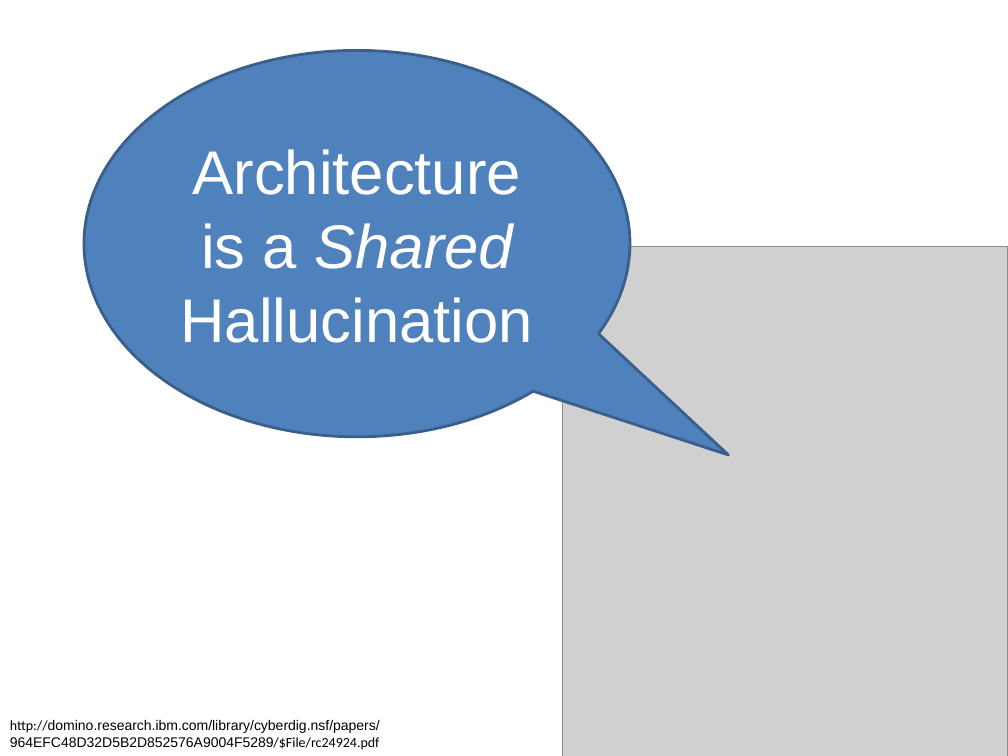
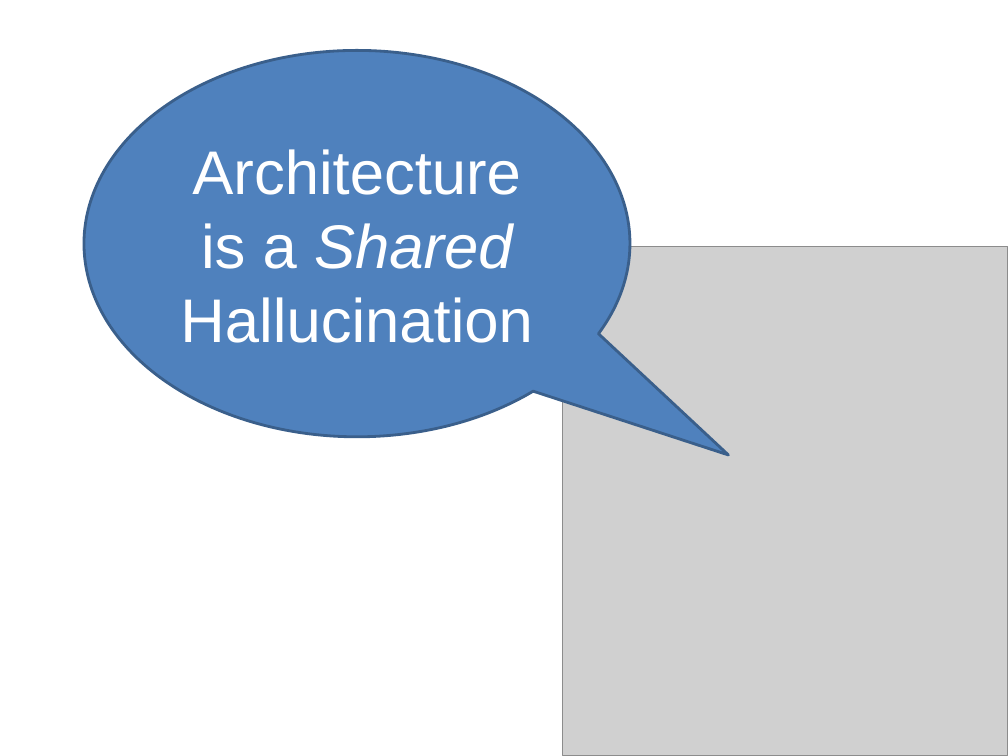
Before and after one commit to bsatrom/StrategicDesignPaper, a slide deck: slide 19 of ITARC Austin/Keeping Architectures Relevant.pptx (slide 46 before the commit). Drawn at 1008x756 pixels with LibreOffice and Linux fonts; fonts in the diff are those of the drawing; grey boxes stand for pictures. Boxes give left, top, right and bottom in pixels: in the first picture for what was removed or moved away, otherwise in the second. Text is boxed around its words. In the diff, an @@ line names an element or a change of style, - is before the commit and + after.

```diff
--- a/ITARC Austin/Keeping Architectures Relevant.pptx
+++ b/ITARC Austin/Keeping Architectures Relevant.pptx
@@ text removed at [10,720,380,750] @@
-http://domino.research.ibm.com/library/cyberdig.nsf/papers/964EFC48D32D5B2D852576A9004F5289/$File/rc24924.pdf
```
Also in this commit, not shown: 9 other slides changed, 17 slides added, 42 slides removed, 1 other file.
